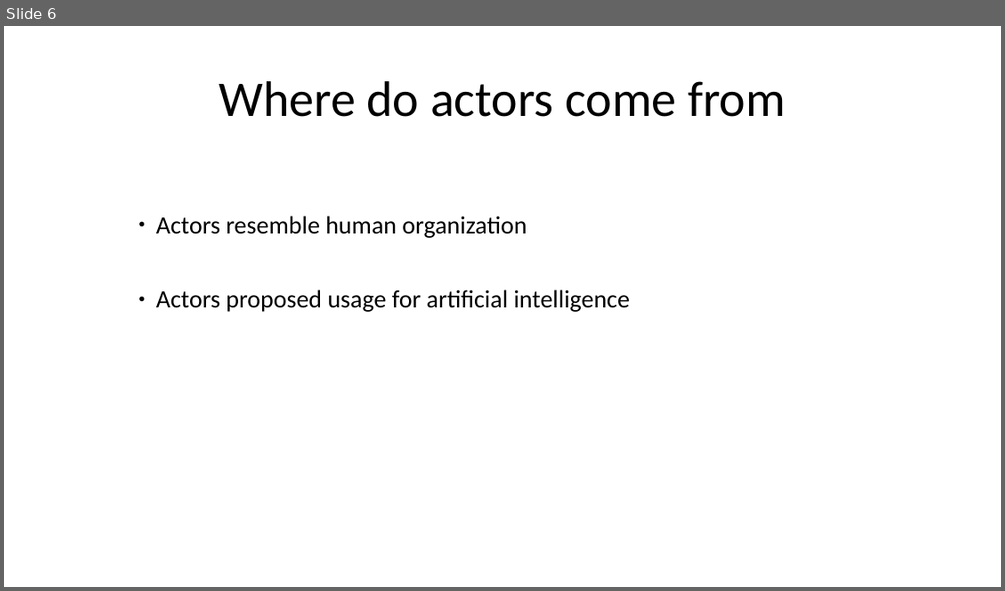
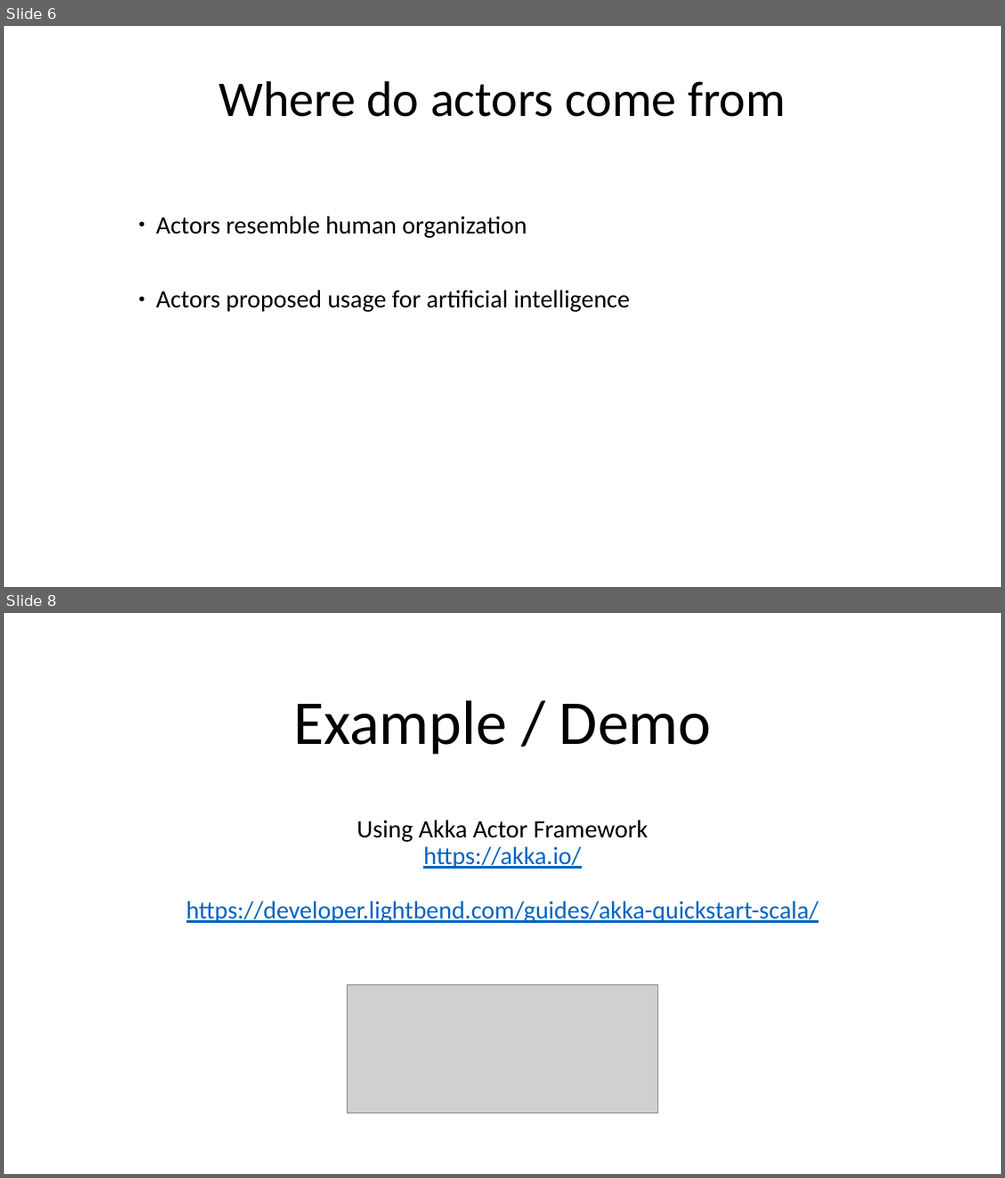
Before and after one commit to CSCI-49380-79526-Reactive-Programming/CSCI795_ReactiveProg_Project_Twitter_Stream_Scoring, a slide deck: CSCI795_FA20_Presentation_Paing_Washburn.pptx. Shown one above the other, each under a label of ours: slide 6 before the commit, slides 6 and 8 after it; the slides between them are not shown. The pictures are 1005x591 and 1005x1178 pixels, drawn with LibreOffice and Linux fonts; fonts in the diff are those of the drawing; grey boxes stand for pictures. Boxes give left, top, right and bottom in pixels: in the first picture for what was removed or moved away, otherwise in the second. Text is boxed around its words. In the diff, an @@ line names an element or a change of style, - is before the commit and + after.

Commit message:
adding akka demo slides and code

```diff
--- a/CSCI795_FA20_Presentation_Paing_Washburn.pptx
+++ b/CSCI795_FA20_Presentation_Paing_Washburn.pptx
@@ slide 8 added at [4,613,1001,1174], background #FFFFFF @@
@@ text added at [293,700,712,755], 60 pt, text #000000 @@
+Example / Demo
@@ text added at [186,819,819,923], 24 pt, text #0563C1, underline @@
+Using Akka Actor Framework
+https://akka.io/
+https://developer.lightbend.com/guides/akka-quickstart-scala/
@@ picture added at [347,985,658,1112] @@
```
Also in this commit, not shown: 1 slide changed, 4 other slides added, 1 slide removed, 15 other files.
